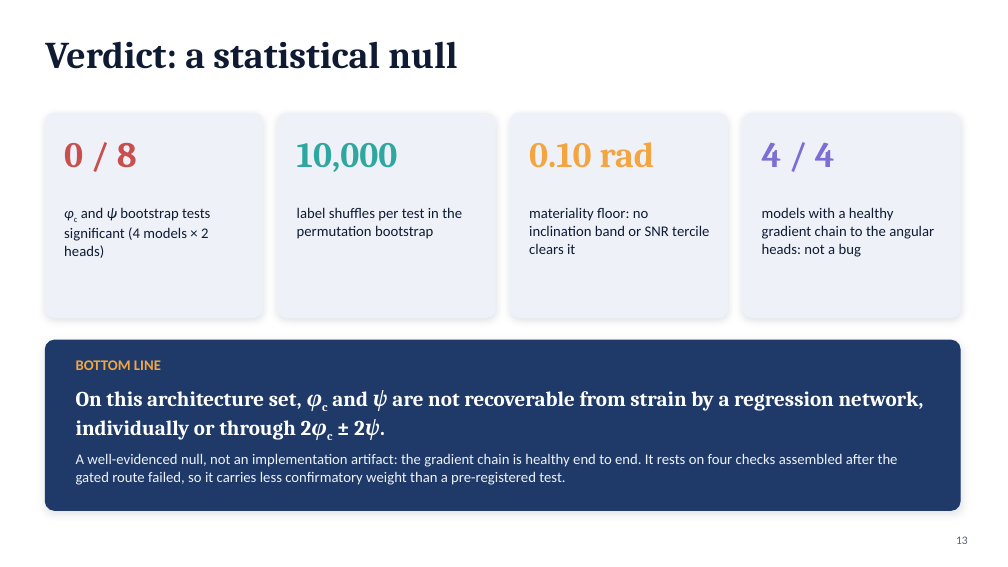
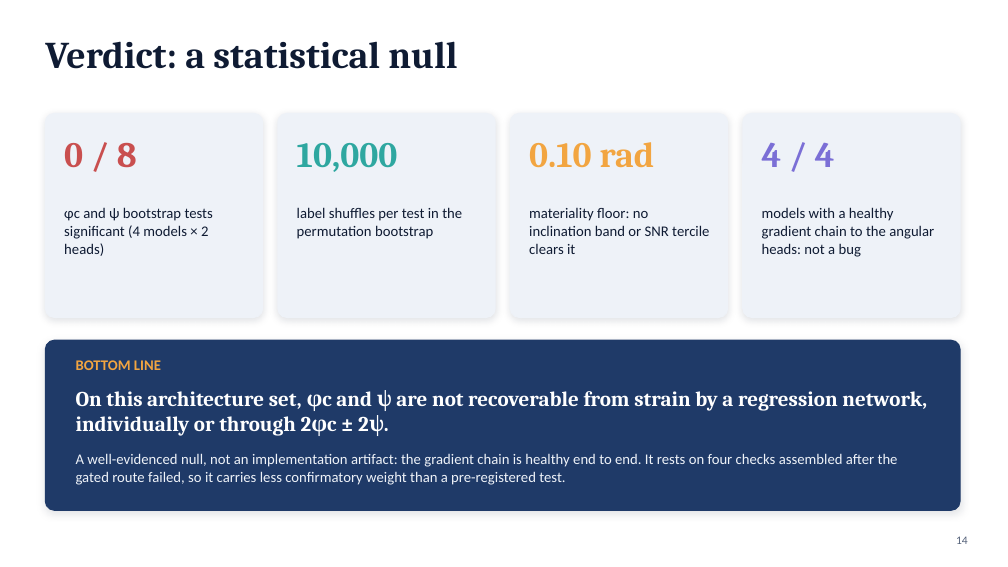
Before and after one commit to syedalimohsinbukhari/ml_practice_v2, a slide deck: slide 14 of experiments/phic_psi_poc-redo/phic_psi_presentation.pptx (slide 13 before the commit). Drawn at 1008x567 pixels with LibreOffice and Linux fonts; fonts in the diff are those of the drawing. Boxes give left, top, right and bottom in pixels: in the first picture for what was removed or moved away, otherwise in the second. Text is boxed around its words. In the diff, an @@ line names an element or a change of style, - is before the commit and + after.

```diff
--- a/experiments/phic_psi_poc-redo/phic_psi_presentation.pptx
+++ b/experiments/phic_psi_poc-redo/phic_psi_presentation.pptx
@@ text "φc and ψ bootstrap tests ..." at bbox=[64, 207, 213, 256]: now on the baseline in "φc"; italic off in "φc ψ" @@
@@ text "On this architecture set, φc ..." at bbox=[76, 390, 927, 436]: now on the baseline in "φc 2φc"; italic off in "φc ψ 2φc 2ψ." @@
@@ page number at bbox=[956, 536, 968, 544]: text changed @@
-13
+14
```
Also in this commit, not shown: 15 other slides changed, 2 slides added, 1 slide removed, 6 other files.
